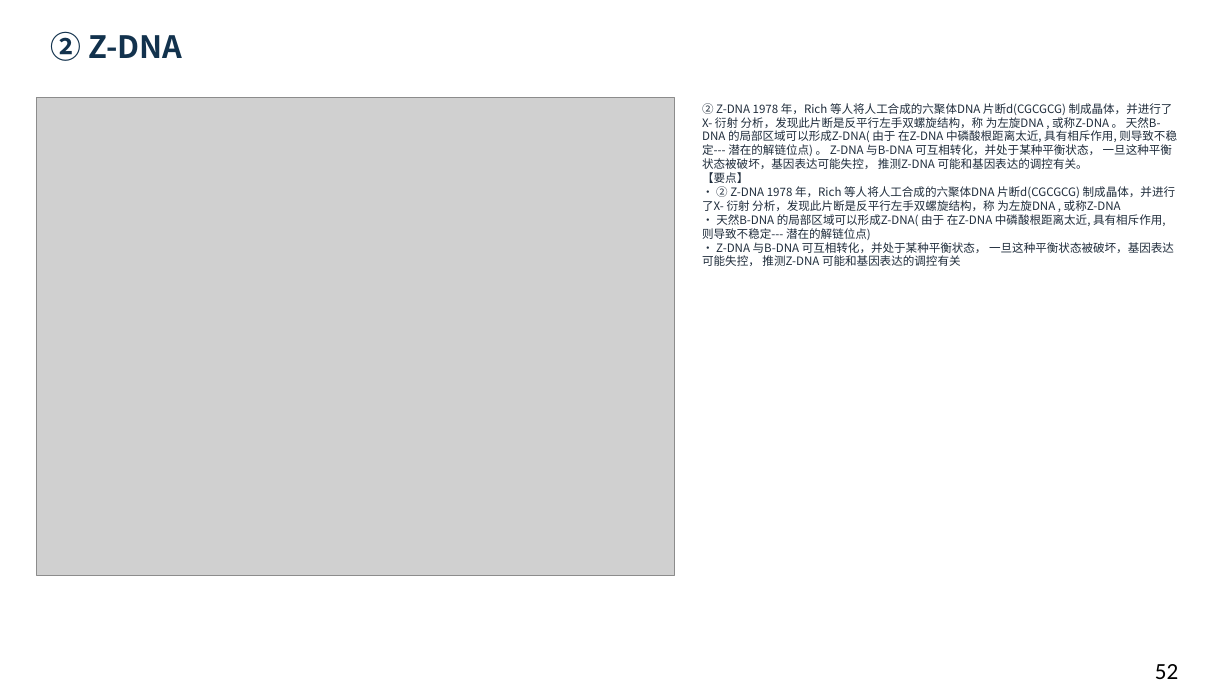
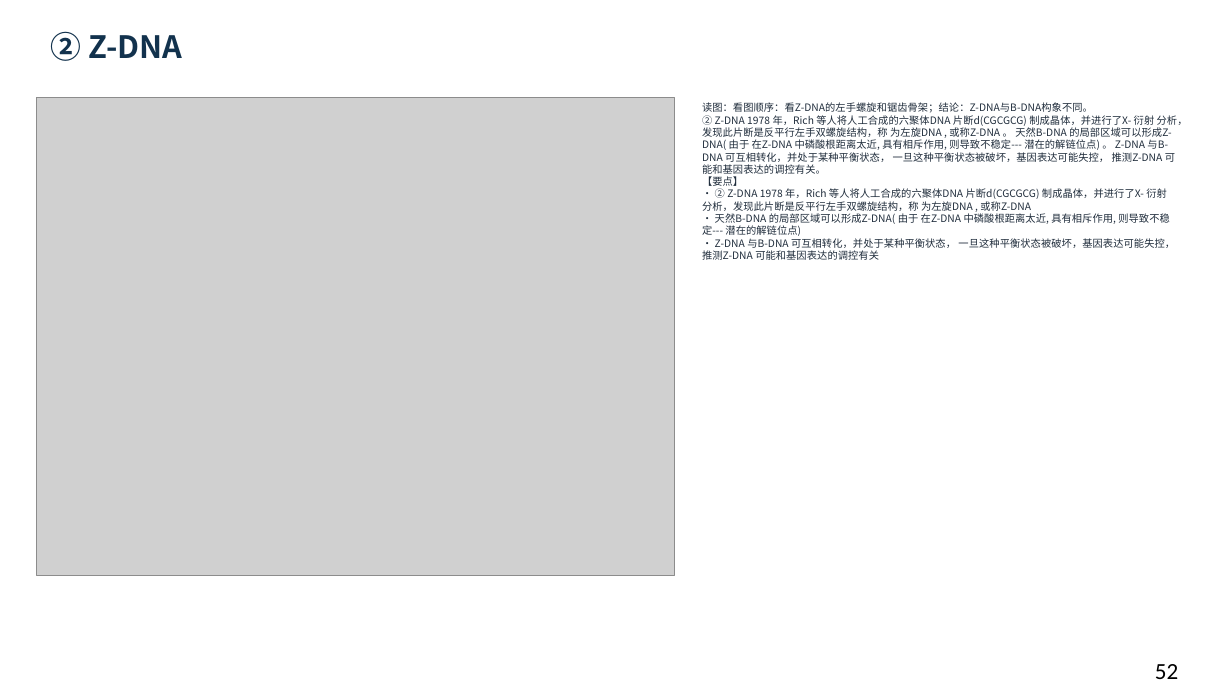
Before and after one commit to newkan-li/Biochemistry, a slide deck: slide 52 of downloads/bc11-ai-style.pptx. Drawn at 1232x693 pixels with LibreOffice and Linux fonts; fonts in the diff are those of the drawing; grey boxes stand for pictures. Boxes give left, top, right and bottom in pixels: in the first picture for what was removed or moved away, otherwise in the second. Text is boxed around its words. In the diff, an @@ line names an element or a change of style, - is before the commit and + after.

```diff
--- a/downloads/bc11-ai-style.pptx
+++ b/downloads/bc11-ai-style.pptx
@@ text at (x1=702, y1=102, x2=1188, y2=260): text changed; size 9 to 8 pt @@
-② Z-DNA 1978 年，Rich 等人将人工合成的六聚体DNA 片断d(CGCGCG) 制成晶体，并进行了X- 衍射 分析，发现此片断是反平行左手双螺旋结构，称 为左旋DNA , 或称Z-DNA 。 天然B-DNA 的局部区域可以形成Z-DNA( 由于 在Z-DNA 中磷酸根距离太近, 具有相斥作用, 则导致不稳定--- 潜在的解链位点) 。 Z-DNA 与B-DNA 可互相转化，并处于某种平衡状态， 一旦这种平衡状态被破坏，基因表达可能失控， 推测Z-DNA 可能和基因表达的调控有关。
-【要点】
-• ② Z-DNA 1978 年，Rich 等人将人工合成的六聚体DNA 片断d(CGCGCG) 制成晶体，并进行了X- 衍射 分析，发现此片断是反平行左手双螺旋结构，称 为左旋DNA , 或称Z-DNA
-• 天然B-DNA 的局部区域可以形成Z-DNA( 由于 在Z-DNA 中磷酸根距离太近, 具有相斥作用, 则导致不稳定--- 潜在的解链位点)
-• Z-DNA 与B-DNA 可互相转化，并处于某种平衡状态， 一旦这种平衡状态被破坏，基因表达可能失控， 推测Z-DNA 可能和基因表达的调控有关
+读图：看图顺序：看Z-DNA的左手螺旋和锯齿骨架；结论：Z-DNA与B-DNA构象不同。
+② Z-DNA 1978 年，Rich 等人将人工合成的六聚体DNA 片断d(CGCGCG) 制成晶体，并进行了X- 衍射 分析，发现此片断是反平行左手双螺旋结构，称 为左旋DNA , 或称Z-DNA 。 天然B-DNA 的局部区域可以形成Z-DNA( 由于 在Z-DNA 中磷酸根距离太近, 具有相斥作用, 则导致不稳定--- 潜在的解链位点) 。 Z-DNA 与B-DNA 可互相转化，并处于某种平衡状态， 一旦这种平衡状态被破坏，基因表达可能失控， 推测Z-DNA 可能和基因表达的调控有关。
+【要点】
+• ② Z-DNA 1978 年，Rich 等人将人工合成的六聚体DNA 片断d(CGCGCG) 制成晶体，并进行了X- 衍射 分析，发现此片断是反平行左手双螺旋结构，称 为左旋DNA , 或称Z-DNA
+• 天然B-DNA 的局部区域可以形成Z-DNA( 由于 在Z-DNA 中磷酸根距离太近, 具有相斥作用, 则导致不稳定--- 潜在的解链位点)
+• Z-DNA 与B-DNA 可互相转化，并处于某种平衡状态， 一旦这种平衡状态被破坏，基因表达可能失控， 推测Z-DNA 可能和基因表达的调控有关
```
Also in this commit, not shown: 135 other slides changed, 6 other files.
